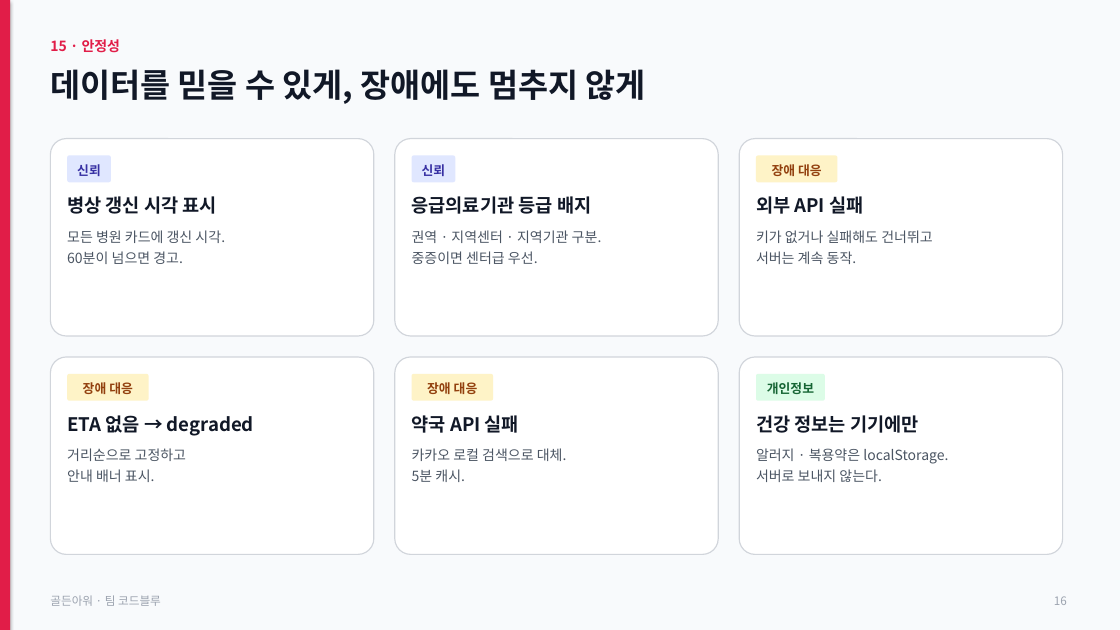
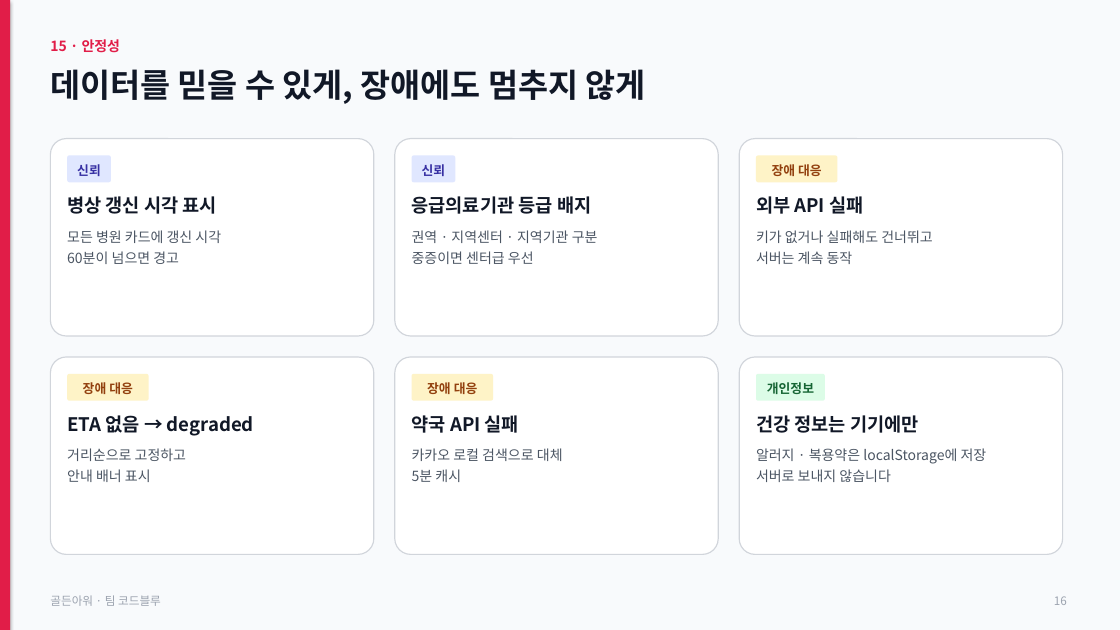
Before and after one commit to jhh1216/hourppt, a slide deck: slide 16 of golden-hour.pptx. Drawn at 1120x630 pixels with LibreOffice and Linux fonts; fonts in the diff are those of the drawing. Boxes give left, top, right and bottom in pixels: in the first picture for what was removed or moved away, otherwise in the second. Text is boxed around its words. In the diff, an @@ line names an element or a change of style, - is before the commit and + after.

```diff
--- a/golden-hour.pptx
+++ b/golden-hour.pptx
@@ text at bbox=[67, 230, 221, 264]: text changed @@
-모든 병원 카드에 갱신 시각.
-60분이 넘으면 경고.
+모든 병원 카드에 갱신 시각
+60분이 넘으면 경고
@@ text at bbox=[412, 230, 598, 264]: text changed @@
-권역 · 지역센터 · 지역기관 구분.
-중증이면 센터급 우선.
+권역 · 지역센터 · 지역기관 구분
+중증이면 센터급 우선
@@ text at bbox=[756, 230, 933, 264]: text changed @@
-키가 없거나 실패해도 건너뛰고
-서버는 계속 동작.
+키가 없거나 실패해도 건너뛰고
+서버는 계속 동작
@@ text at bbox=[67, 448, 186, 482]: text changed @@
-거리순으로 고정하고
-안내 배너 표시.
+거리순으로 고정하고
+안내 배너 표시
@@ text at bbox=[412, 448, 563, 482]: text changed @@
-카카오 로컬 검색으로 대체.
-5분 캐시.
+카카오 로컬 검색으로 대체
+5분 캐시
@@ text at bbox=[756, 448, 987, 482]: text changed @@
-알러지 · 복용약은 localStorage.
-서버로 보내지 않는다.
+알러지 · 복용약은 localStorage에 저장
+서버로 보내지 않습니다
```
Also in this commit, not shown: 12 other slides changed, 2 other files.
